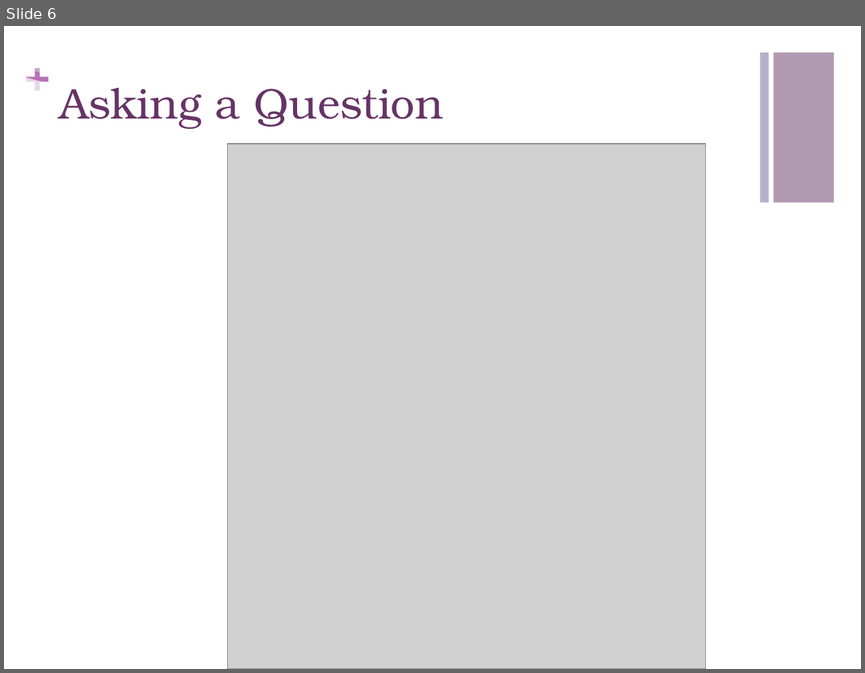
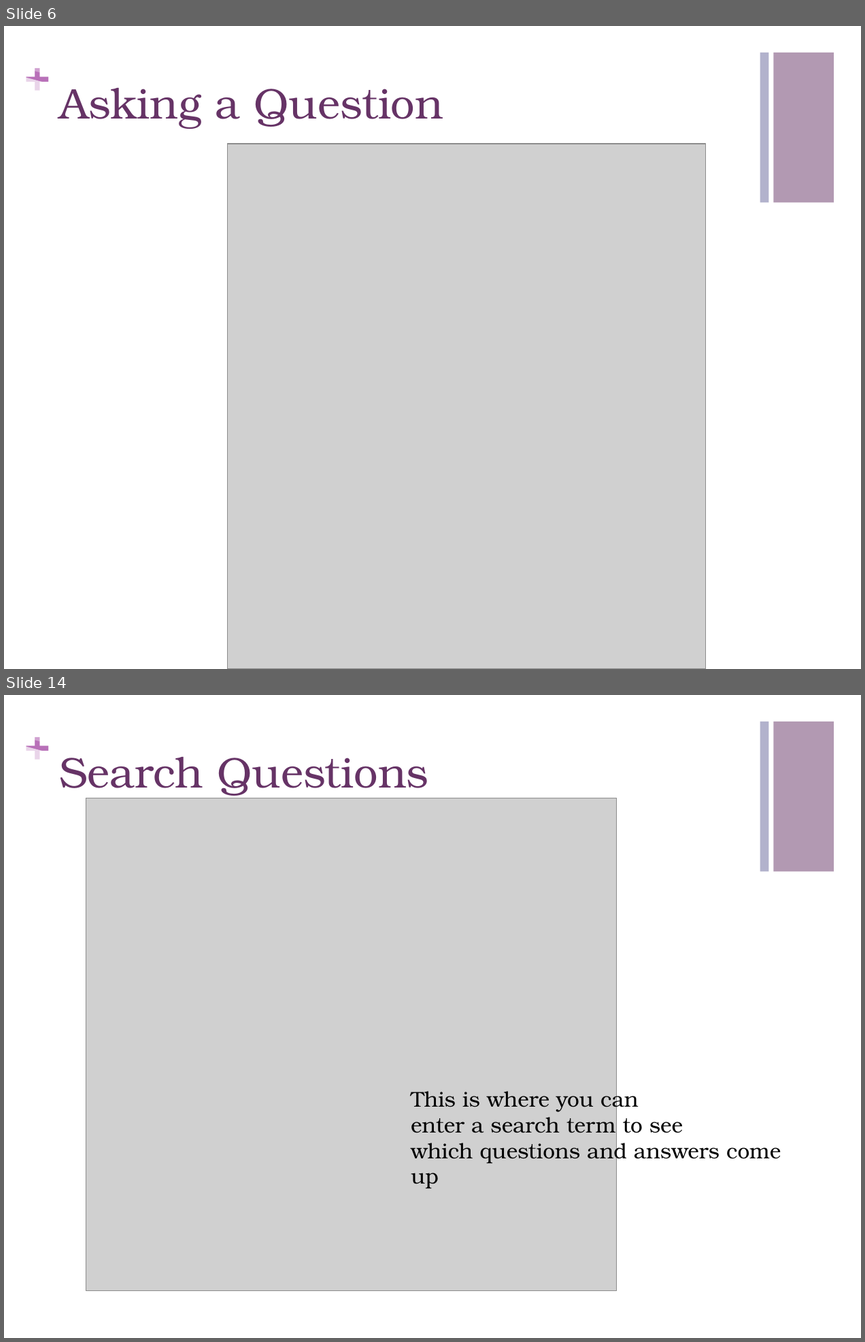
Before and after one commit to CMPUT301F14T05/CorgFu, a slide deck: StoryboardPresentation.pptx. Shown one above the other, each under a label of ours: slide 6 before the commit, slides 6 and 14 after it; the slides between them are not shown. The pictures are 865x673 and 865x1342 pixels, drawn with LibreOffice and Linux fonts; fonts in the diff are those of the drawing; grey boxes stand for pictures. Boxes give left, top, right and bottom in pixels: in the first picture for what was removed or moved away, otherwise in the second. Text is boxed around its words. In the diff, an @@ line names an element or a change of style, - is before the commit and + after.

```diff
--- a/StoryboardPresentation.pptx
+++ b/StoryboardPresentation.pptx
@@ slide 14 added at (x1=4, y1=695, x2=861, y2=1338), background #FFFFFF; not listed: 7 template elements that a slide beside it also shows @@
@@ title added at (x1=59, y1=757, x2=428, y2=796), 36 pt, text #663366 @@
+Search Questions
@@ picture added at (x1=86, y1=798, x2=617, y2=1291) @@
@@ text added at (x1=411, y1=1087, x2=781, y2=1163), 18 pt, text #000000 @@
+This is where you can
+enter a search term to see
+which questions and answers come up
```
Also in this commit, not shown: 2 slides changed, 23 other slides added, 1 other file.
